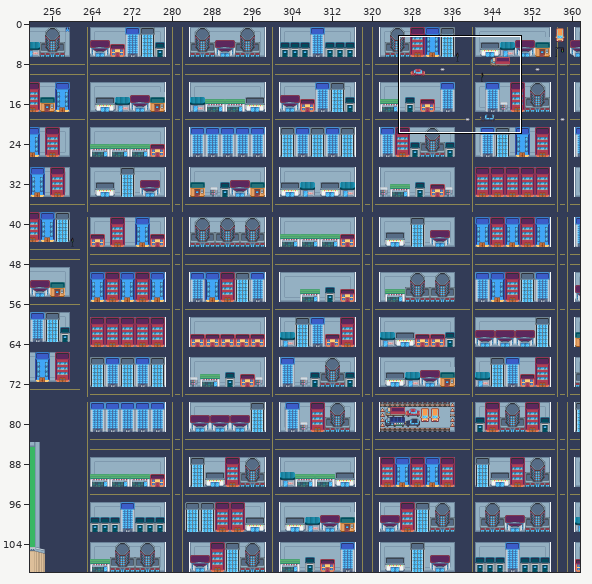
Level history. Tiled map: assets/map/Map.tmx. Above: a wide view before the commit, with the close-up outlined.
Close-up. Earlier state:
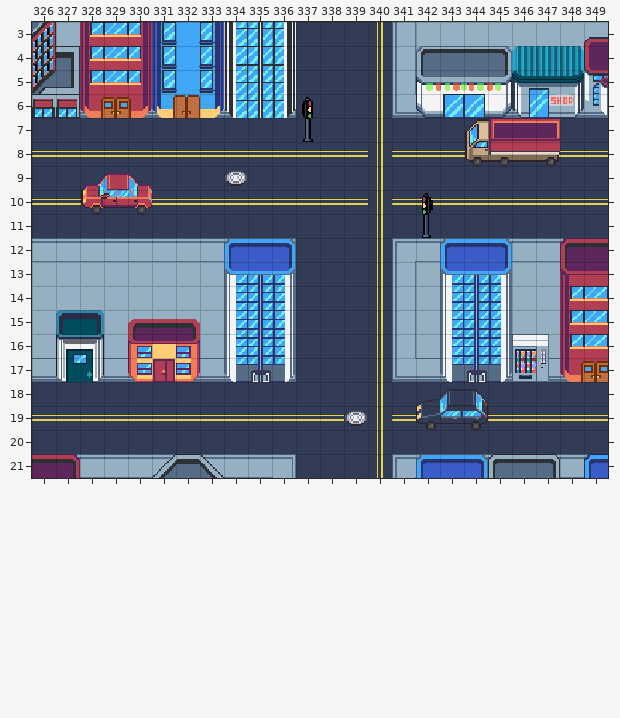
Cells are 16x16 px. Shown: x 326..349, y 3..21. The commit also changed other parts of the map, which this record leaves out.
The result:
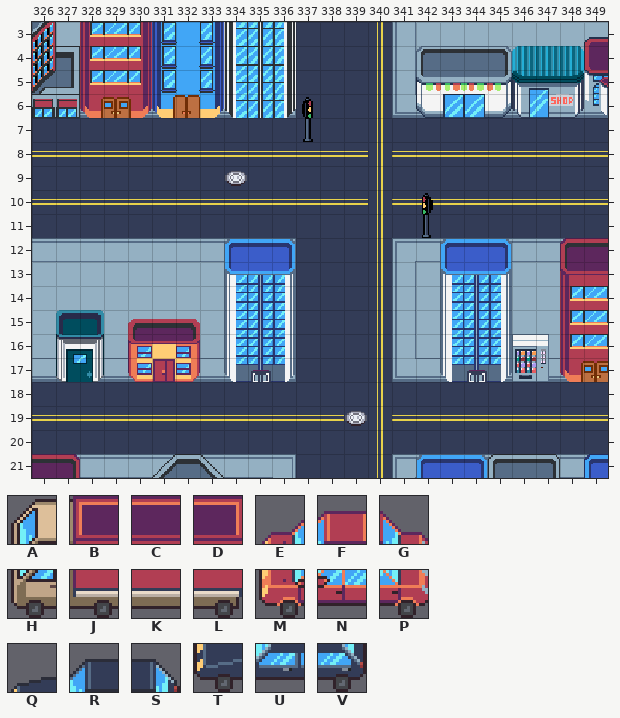
Key: from "tiles": A 1537, B 1538, C 1539, D 1540, E 1544, F 1545, G 1546, H 1601, J 1602, K 1603, L 1604, M 1608, N 1609, P 1610, Q 1800, R 1801, S 1802, T 1864, U 1865, V 1866.
_ is an empty cell.
The author wrote: Eliminacion de autos molestos
What changed:
Layer "Edificios y autos":
y 7: x 344..347 ABCD -> ____
y 8: x 344..347 HJKL -> ____
y 9: x 328..330 EFG -> ___
y 10: x 328..330 MNP -> ___
y 18: x 342..344 QRS -> ___
y 19: x 342..344 TUV -> ___
